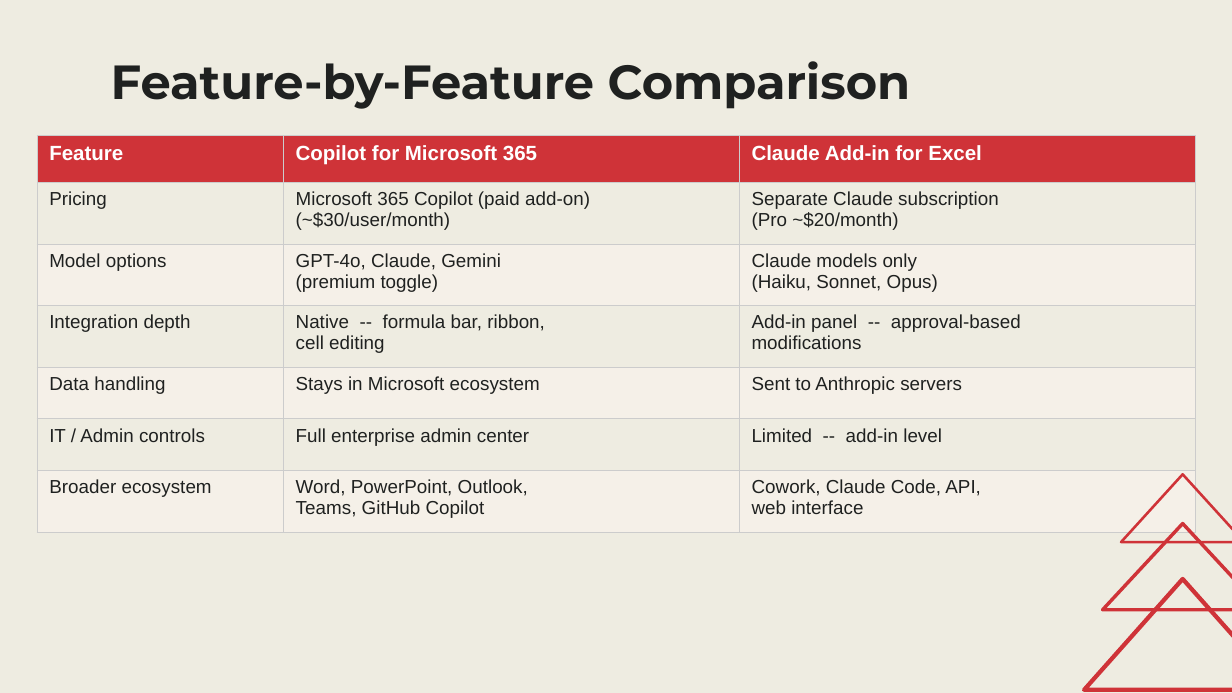
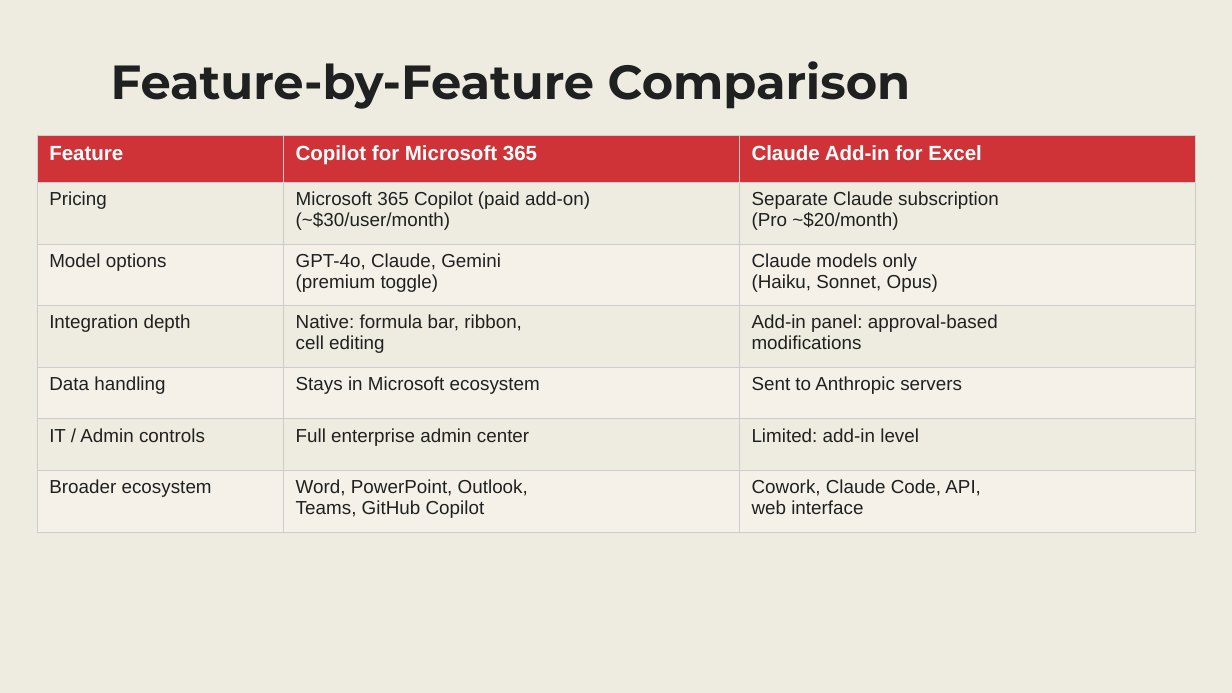
Before and after one commit to stringfestdata/copilot-opus-vs-claude-excel-addin, a slide deck: slide 13 of Copilot vs Claude Slides.pptx. Drawn at 1232x693 pixels with LibreOffice and Linux fonts; fonts in the diff are those of the drawing. Boxes give left, top, right and bottom in pixels: in the first picture for what was removed or moved away, otherwise in the second. Text is boxed around its words. In the diff, an @@ line names an element or a change of style, - is before the commit and + after.

```diff
--- a/Copilot vs Claude Slides.pptx
+++ b/Copilot vs Claude Slides.pptx
@@ table at bbox=[37, 136, 1195, 532] @@
-row 4, column 2: Native -- formula bar, ribbon, / cell editing
+row 4, column 2: Native: formula bar, ribbon, / cell editing
-row 4, column 3: Add-in panel -- approval-based / modifications
+row 4, column 3: Add-in panel: approval-based / modifications
-row 6, column 3: Limited -- add-in level
+row 6, column 3: Limited: add-in level
@@ triangle removed at bbox=[1121, 474, 1232, 542] @@
@@ triangle removed at bbox=[1103, 524, 1232, 610] @@
@@ triangle removed at bbox=[1084, 579, 1232, 690] @@
```
Also in this commit, not shown: 24 other slides changed, 5 other files.
